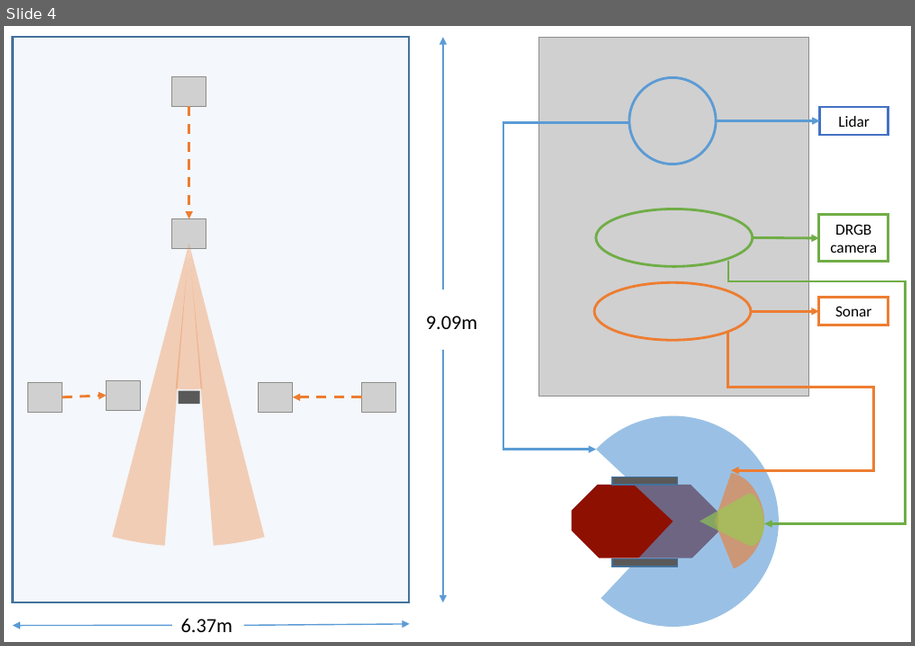
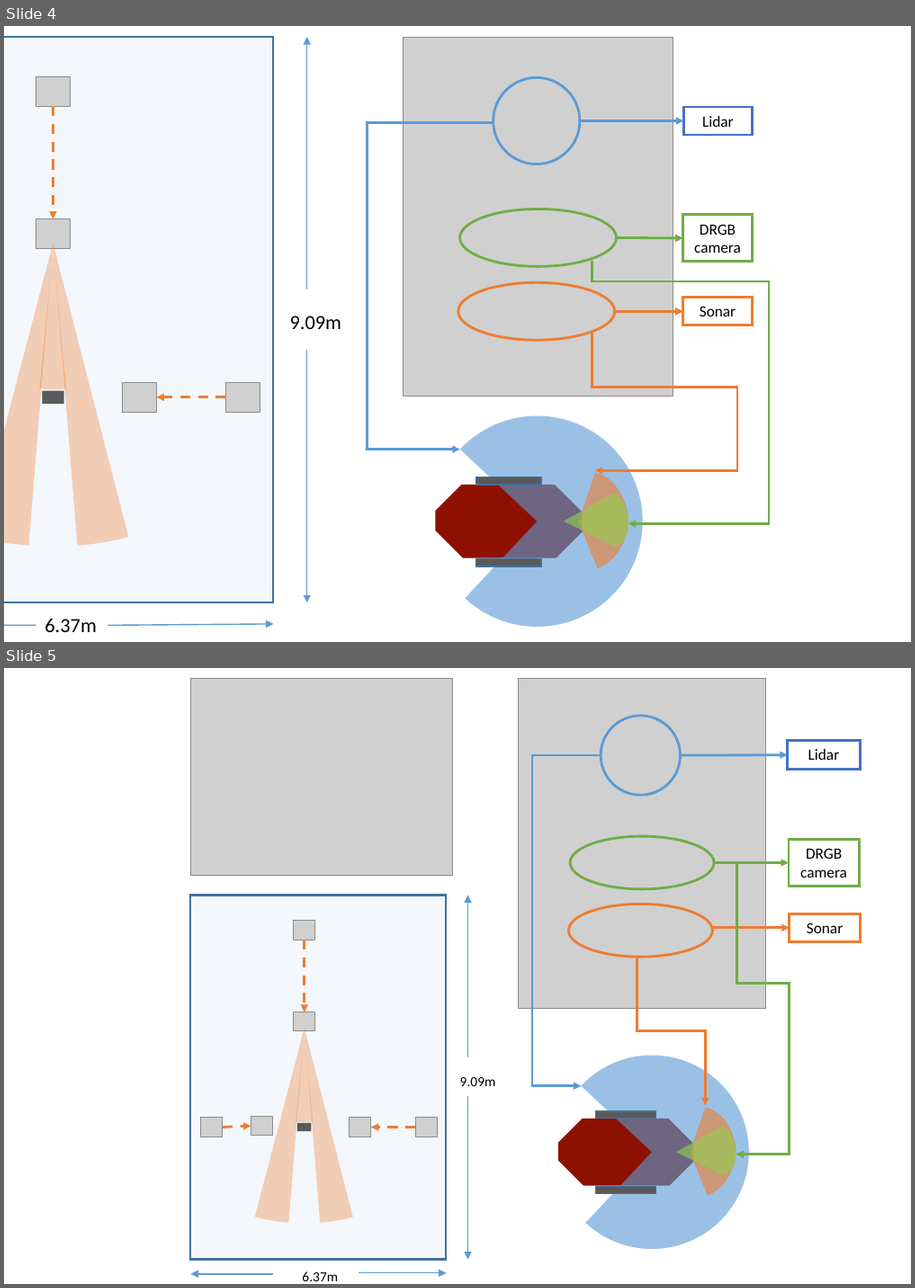
Before and after one commit to Jeffrey28/Multi_agent_search, a slide deck: Paper/IE/figures/exp_setup.pptx. Shown one above the other, each under a label of ours: slide 4 before the commit, slides 4 and 5 after it. The pictures are 915x646 and 915x1288 pixels, drawn with LibreOffice and Linux fonts; fonts in the diff are those of the drawing; grey boxes stand for pictures; background and template pictures are left out. Boxes give left, top, right and bottom in pixels: in the first picture for what was removed or moved away, otherwise in the second. Text is boxed around its words. In the diff, an @@ line names an element or a change of style, - is before the commit and + after.

```diff
--- a/Paper/IE/figures/exp_setup.pptx
+++ b/Paper/IE/figures/exp_setup.pptx
@@ slide 5 added at <box>4,668,911,1284</box>, background #FFFFFF @@
@@ picture added at <box>191,679,453,876</box> @@
@@ picture added at <box>519,678,766,1009</box> @@
@@ ellipse added at <box>601,716,681,796</box>, outline #5B9BD5 2 pt @@
@@ rectangle added at <box>788,741,861,770</box>, fill #FFFFFF, outline #4472C4 2 pt, 12.3 pt, text #000000 @@
+Lidar
@@ elbow arrow added from (601, 755) to (581, 1086), #5B9BD5 2 pt @@
@@ arrow added from (681, 755) to (788, 755), #5B9BD5 2 pt @@
@@ group added at <box>108,833,499,1282</box>: 7 arrows, 6 pictures, 3 pie slice (boxed as its full ellipse)s, 2 rectangles, 2 texts @@
+9.09m
+6.37m
@@ ellipse added at <box>570,836,714,889</box>, outline #70AD47 2 pt @@
@@ rectangle added at <box>789,840,860,887</box>, outline #70AD47 2 pt, 12.3 pt, text #000000 @@
+DRGB camera
@@ arrow added from (714, 863) to (789, 863), #70AD47 2 pt @@
@@ elbow arrow added from (714, 863) to (736, 1155), #70AD47 2 pt @@
@@ ellipse added at <box>568,905,712,958</box>, outline #ED7D31 2 pt @@
@@ arrow added from (713, 928) to (790, 928), #ED7D31 2 pt @@
@@ rectangle added at <box>790,914,861,942</box>, outline #ED7D31 2 pt, 12.3 pt, text #000000 @@
+Sonar
@@ elbow arrow added from (638, 958) to (705, 1106), #ED7D31 2 pt @@
@@ group added at <box>514,1015,789,1284</box>: 2 rectangles, 2 freeform shapes, 1 snip diag rect, 1 pie slice (boxed as its full ellipse) @@
@@ slide 4 changed as well @@
@@ picture removed at <box>27,383,62,413</box> @@
@@ arrow removed from (62, 398) to (107, 396) @@
@@ picture removed at <box>107,381,141,410</box> @@
@@ 8 arrows, 7 rectangles, 5 pictures, 4 pie slice (boxed as its full ellipse)s, 3 ellipses, 3 elbow arrows, 2 texts, 2 freeform shapes, 1 snip diag rect: place and size @@
-8 arrows, 7 rectangles, 5 pictures, 4 pie slice (boxed as its full ellipse)s, 3 ellipses, 3 elbow arrows, 2 texts, 2 freeform shapes, 1 snip diag rect at <box>4,26,905,642</box>
+8 arrows, 7 rectangles, 5 pictures, 4 pie slice (boxed as its full ellipse)s, 3 ellipses, 3 elbow arrows, 2 texts, 2 freeform shapes, 1 snip diag rect at <box>4,26,769,642</box>
@@ arrow moved from (171, 626) - (13, 626) to (36, 626) - (4, 626) @@
```
Also in this commit, not shown: 2 other slides changed, 1 other slide added, 1 slide removed, 37 other files.
